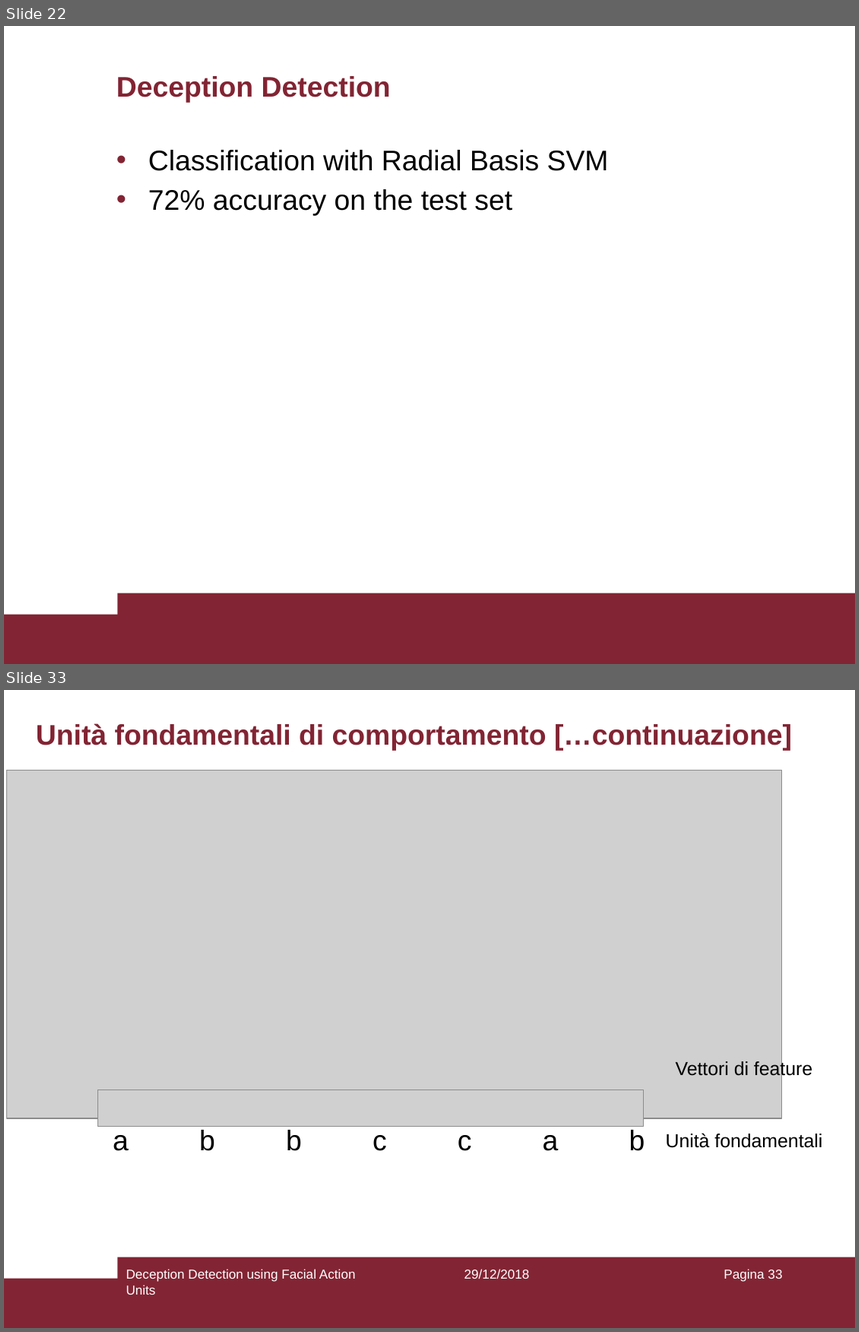
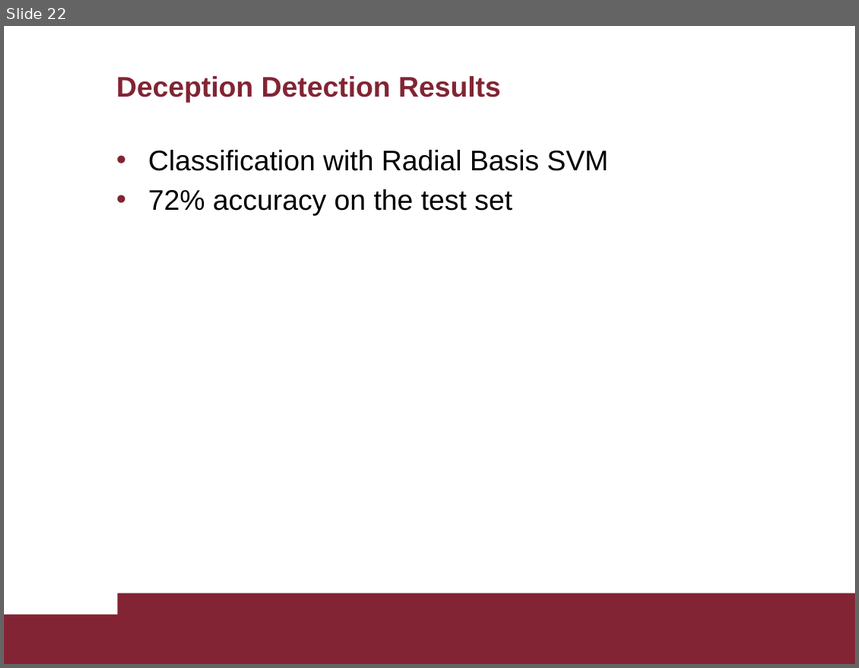
Before and after one commit to AscaL/thesis, a slide deck: Tesi Emanuele Orfanelli 1383726.pptx. Shown one above the other, each under a label of ours: slides 22 and 33 before the commit, slide 22 after it; the slides between them are not shown. The pictures are 859x1332 and 859x668 pixels, drawn with LibreOffice and Linux fonts; fonts in the diff are those of the drawing; grey boxes stand for pictures. Boxes give left, top, right and bottom in pixels: in the first picture for what was removed or moved away, otherwise in the second. Text is boxed around its words. In the diff, an @@ line names an element or a change of style, - is before the commit and + after.

```diff
--- a/Tesi Emanuele Orfanelli 1383726.pptx
+++ b/Tesi Emanuele Orfanelli 1383726.pptx
@@ slide 33 removed at (x1=4, y1=690, x2=855, y2=1328), background #FFFFFF; not listed: 2 template elements that a slide beside it also shows @@
@@ title removed at (x1=36, y1=723, x2=792, y2=751) @@
-Unità fondamentali di comportamento […continuazione]
@@ picture removed at (x1=6, y1=770, x2=782, y2=1118) @@
@@ text removed at (x1=676, y1=1060, x2=813, y2=1080) @@
-Vettori di feature
@@ picture removed at (x1=97, y1=1090, x2=643, y2=1127) @@
@@ text removed at (x1=113, y1=1130, x2=645, y2=1151) @@
-a b b c c a b
@@ text removed at (x1=666, y1=1133, x2=823, y2=1148) @@
-Unità fondamentali
@@ text removed at (x1=126, y1=1269, x2=356, y2=1295) @@
-Deception Detection using Facial Action Units
@@ text removed at (x1=465, y1=1269, x2=530, y2=1279) @@
-29/12/2018
@@ page number removed at (x1=724, y1=1269, x2=782, y2=1282) @@
-Pagina 33
@@ slide 22 changed as well @@
@@ title at (x1=116, y1=76, x2=501, y2=102): text changed @@
-Deception Detection
+Deception Detection Results
```
Also in this commit, not shown: 22 other slides changed, 1 slide added, 13 other slides removed, 3 other files.
